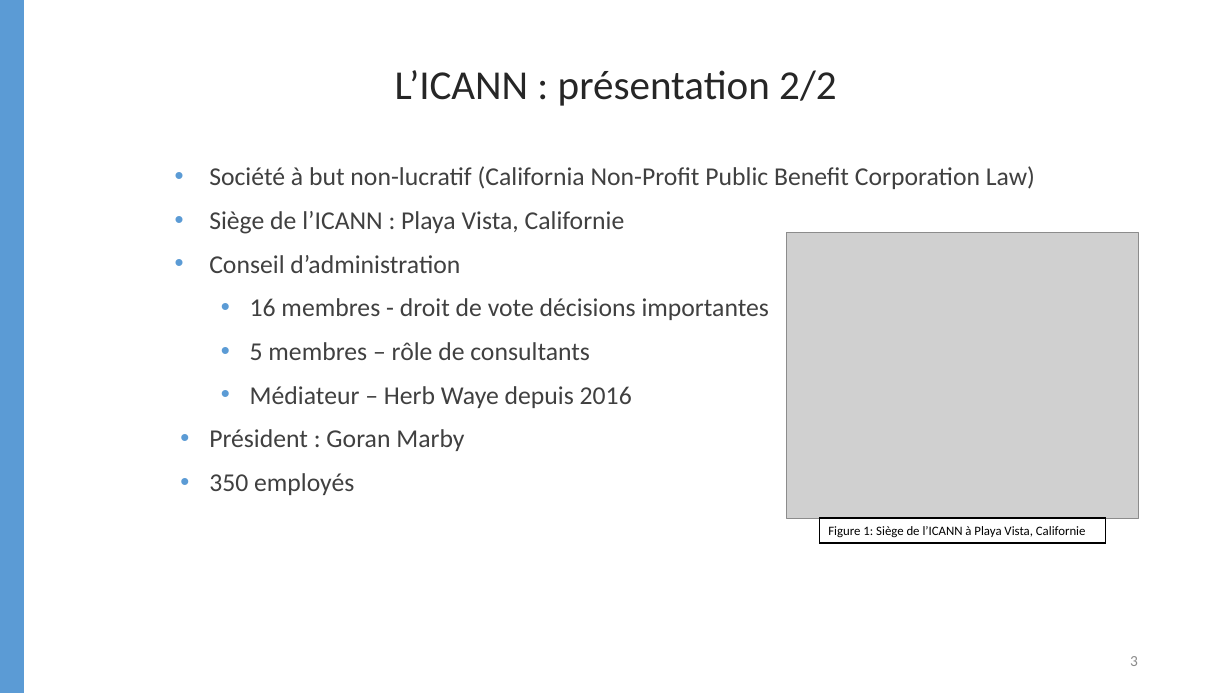
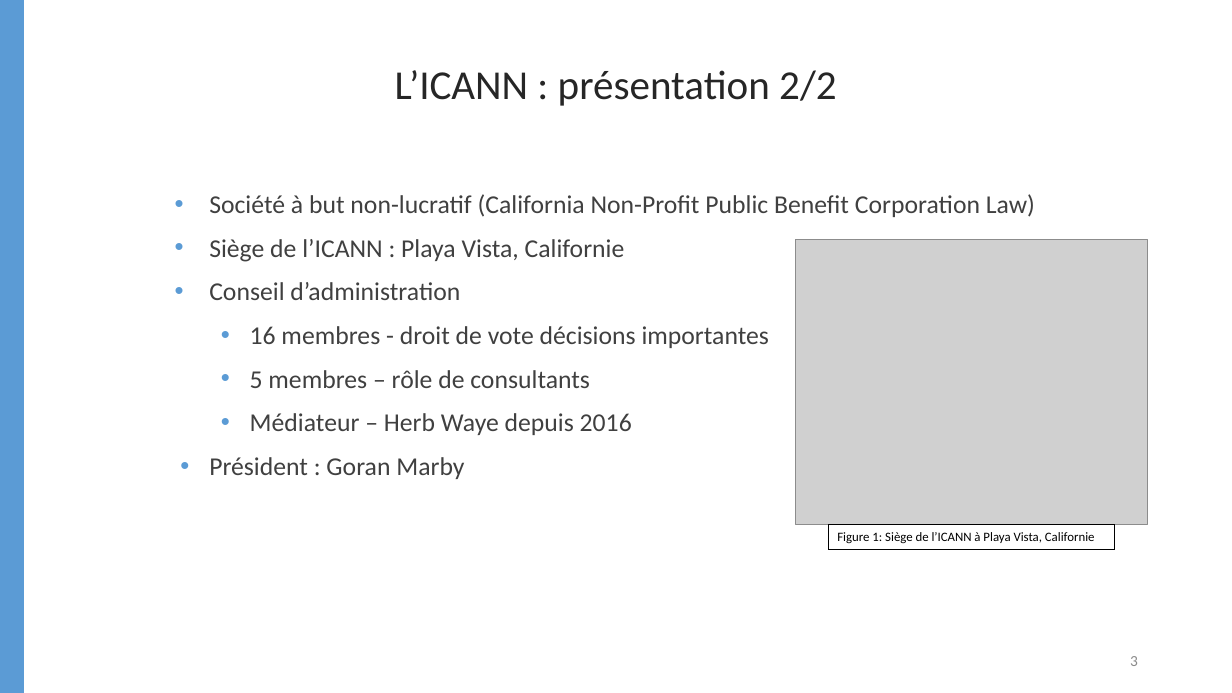
Before and after one commit to FabienMnsn/IGOV, a slide deck: slide 3 of Rapport/IGOV_COTOI_MANSON_MAZARS_slides.pptx. Drawn at 1232x693 pixels with LibreOffice and Linux fonts; fonts in the diff are those of the drawing; grey boxes stand for pictures. Boxes give left, top, right and bottom in pixels: in the first picture for what was removed or moved away, otherwise in the second. Text is boxed around its words. In the diff, an @@ line names an element or a change of style, - is before the commit and + after.

```diff
--- a/Rapport/IGOV_COTOI_MANSON_MAZARS_slides.pptx
+++ b/Rapport/IGOV_COTOI_MANSON_MAZARS_slides.pptx
@@ text "Société à but non-lucratif (California ...": place and size @@
-text "Société à but non-lucratif (California ..." at (209, 166, 1035, 495)
+text "Société à but non-lucratif (California ..." at (209, 194, 1035, 479)
@@ picture: place and size @@
-picture at (787, 233, 1139, 518)
+picture at (796, 239, 1148, 525)
@@ text at (209, 473, 354, 495): paragraph removed @@
-• 350 employés
@@ rectangle "Figure 1: Siège de l’ICANN ...": place and size @@
-rectangle "Figure 1: Siège de l’ICANN ..." at (820, 518, 1106, 543)
+rectangle "Figure 1: Siège de l’ICANN ..." at (828, 525, 1115, 550)
```
Also in this commit, not shown: 1 other slide changed, 7 other files.
